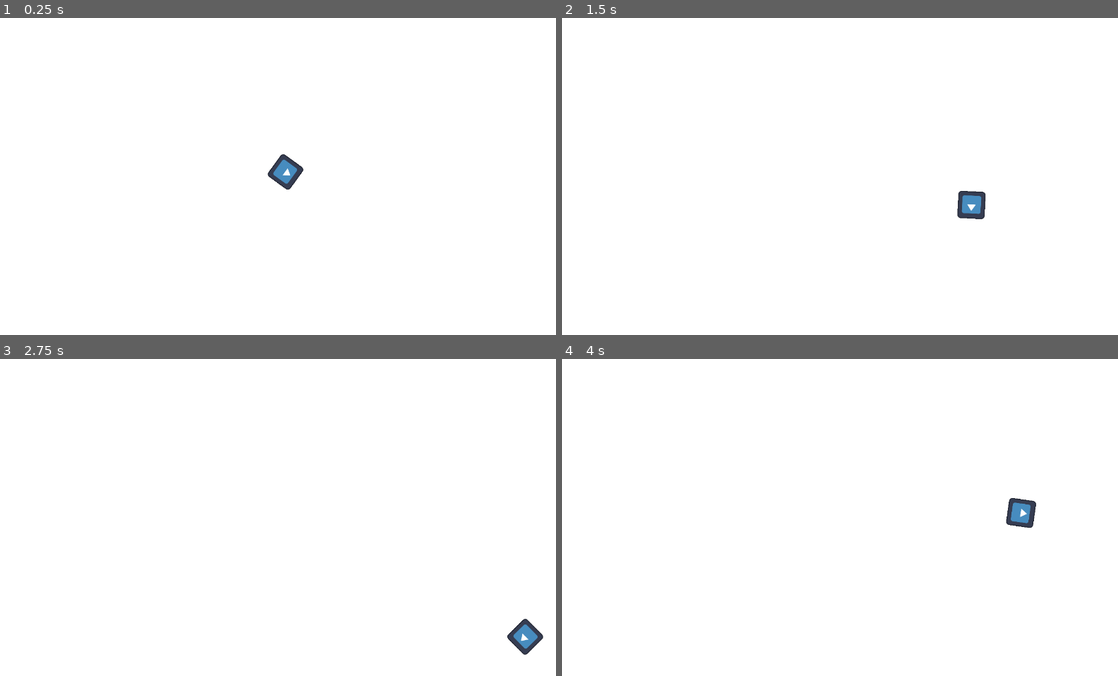
Above: before the commit, frames 1-4 (two rows, left to right).
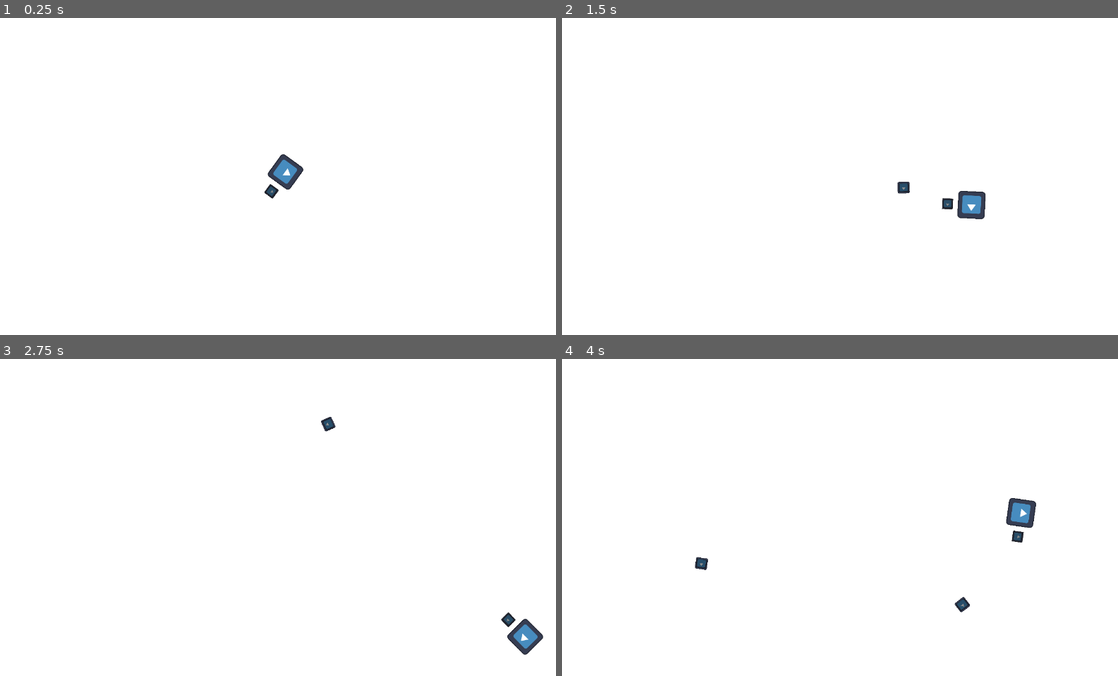
Above: after the commit, the same moments.

Repository: EisenhornE/top-down-shooter-demo
Game: Godot game, scene res://scenes/world.tscn
Two runs of this game, one before a commit and one after it. Both use one fixed random seed, a clock stepped at 60 frames per second and the inputs below. The engine's default icon, where the game draws it, is replaced by a stand-in: a white triangle on a blue panel in a dark square.
Inputs (mouse positions are in pixels of both pictures, inside the frame that each line leads up to):
- Up to frame 1 (0.25 s): no input
- Up to frame 2 (1.5 s): tap Enter at 0.5 s; move the mouse to (967, 160) at 0.52 s; hold D (right) 0.53-1.28 s; click (967, 160) at 0.6 s; move the mouse to (728, 192) at 1.27 s; hold S (down) from 1.28 s (still down); click (728, 192) at 1.35 s
- Up to frame 3 (2.75 s): move the mouse to (339, 447) at 2.02 s; release S (down) at 2.03 s; hold D (right) from 2.03 s (still down); click (339, 447) at 2.1 s
- Up to frame 4 (4 s): move the mouse to (817, 580) at 2.77 s; release D (right) at 2.78 s; hold W (up) 2.78-3.53 s; click (817, 580) at 2.85 s; move the mouse to (1012, 565) at 3.52 s; hold A (left) from 3.53 s (still down); click (1012, 565) at 3.6 s

The runs differ from the first frame. In frame 1, less than 0.1% of the frame differs, in the area x 47-51%, y 52-58%; in frame 2, 0.2%; in frame 3, 0.2%; in frame 4, 0.2%, in the area x 23-84%, y 54-80%.

Commit message:
feat: added bullet instantiating
NOTE: IT GOT CORRUPTED BEWARE

Diff:
--- a/project.godot
+++ b/project.godot
@@ -48,6 +48,11 @@
 , Object(InputEventKey,"resource_local_to_scene":false,"resource_name":"","device":-1,"window_id":0,"alt_pressed":false,"shift_pressed":false,"ctrl_pressed":false,"meta_pressed":false,"pressed":false,"keycode":0,"physical_keycode":4194322,"key_label":0,"unicode":0,"echo":false,"script":null)
 ]
 }
+left_click={
+"deadzone": 0.5,
+"events": [Object(InputEventMouseButton,"resource_local_to_scene":false,"resource_name":"","device":-1,"window_id":0,"alt_pressed":false,"shift_pressed":false,"ctrl_pressed":false,"meta_pressed":false,"button_mask":0,"position":Vector2(0, 0),"global_position":Vector2(0, 0),"factor":1.0,"button_index":1,"canceled":false,"pressed":false,"double_click":false,"script":null)
+]
+}
 
 [rendering]
 
--- /dev/null
+++ b/scenes/bullet.tscn
@@ -0,0 +1,29 @@
+[gd_scene load_steps=4 format=3 uid="uid://diaeb0vjxlmlh"]
+
+[ext_resource type="Texture2D" uid="uid://4vbeeixh68pp" path="res://icon.svg" id="1_bcihx"]
+[ext_resource type="Script" path="res://scripts/bullet.gd" id="1_gy2uj"]
+
+[sub_resource type="RectangleShape2D" id="RectangleShape2D_e6om2"]
+size = Vector2(13.8889, 12.5)
+
+[node name="bullet" type="Area2D"]
+scale = Vector2(2.16, 2.16)
+script = ExtResource("1_gy2uj")
+
+[node name="sprite" type="Sprite2D" parent="."]
+position = Vector2(0, 0.117187)
+scale = Vector2(0.105, 0.1)
+texture = ExtResource("1_bcihx")
+
+[node name="CollisionShape2D" type="CollisionShape2D" parent="."]
+position = Vector2(-7.50575e-08, 0.231481)
+shape = SubResource("RectangleShape2D_e6om2")
+
+[node name="ColorRect" type="ColorRect" parent="."]
+offset_left = -6.01852
+offset_top = -5.09259
+offset_right = 5.98148
+offset_bottom = 4.90741
+color = Color(0, 0, 0, 0.443137)
+
+[connection signal="body_entered" from="." to="." method="_on_body_entered"]
--- /dev/null
+++ b/scenes/gun.tscn
@@ -0,0 +1,28 @@
+[gd_scene load_steps=4 format=3 uid="uid://utolpcej56cq"]
+
+[ext_resource type="Texture2D" uid="uid://4vbeeixh68pp" path="res://icon.svg" id="1_00gwg"]
+[ext_resource type="Script" path="res://scripts/gun.gd" id="2_25ct2"]
+[ext_resource type="PackedScene" uid="uid://diaeb0vjxlmlh" path="res://scenes/bullet.tscn" id="3_jqbor"]
+
+[node name="gun" type="Sprite2D"]
+position = Vector2(58, 0)
+scale = Vector2(0.203, 0.2)
+texture = ExtResource("1_00gwg")
+script = ExtResource("2_25ct2")
+bullet_scene = ExtResource("3_jqbor")
+
+[node name="muzzle" type="Marker2D" parent="."]
+position = Vector2(64.0395, 0)
+scale = Vector2(0.203, 0.2)
+
+[node name="ColorRect" type="ColorRect" parent="."]
+anchors_preset = -1
+anchor_right = 3.92969
+anchor_bottom = 4.09375
+offset_left = -64.0
+offset_top = -66.0
+offset_right = 64.0
+offset_bottom = 65.0
+scale = Vector2(0.203, 0.2)
+color = Color(0.0392157, 0.0392157, 0.0392157, 0.486275)
+metadata/_edit_use_anchors_ = true
--- a/scenes/player.tscn
+++ b/scenes/player.tscn
@@ -1,7 +1,8 @@
-[gd_scene load_steps=5 format=3 uid="uid://bjl8jxuslmq7f"]
+[gd_scene load_steps=6 format=3 uid="uid://bjl8jxuslmq7f"]
 
 [ext_resource type="Texture2D" uid="uid://4vbeeixh68pp" path="res://icon.svg" id="1_iq3io"]
 [ext_resource type="Script" path="res://scripts/player.gd" id="1_olyvg"]
+[ext_resource type="PackedScene" uid="uid://utolpcej56cq" path="res://scenes/gun.tscn" id="3_n66d0"]
 
 [sub_resource type="RectangleShape2D" id="RectangleShape2D_7yxj1"]
 size = Vector2(32, 30)
@@ -23,3 +24,5 @@
 
 [node name="hitbox_coll" type="CollisionShape2D" parent="hitbox_area"]
 shape = SubResource("RectangleShape2D_5ud3l")
+
+[node name="gun" parent="." instance=ExtResource("3_n66d0")]
--- /dev/null
+++ b/scripts/bullet.gd
@@ -0,0 +1,16 @@
+extends Area2D
+
+@export var speed := 800
+@onready var player := preload("res://scenes/player.tscn")
+var travelled_distance := 0
+const range := 4000
+var direction := Vector2.ZERO
+
+func _physics_process(delta):
+	position += direction * speed * delta
+	travelled_distance += speed * delta
+	if travelled_distance >= range:
+		queue_free()
+
+func _on_body_entered(body):
+	queue_free()
--- a/scripts/enemy.gd
+++ b/scripts/enemy.gd
@@ -12,7 +12,6 @@
 		var player_position = player.position
 		var target_position = (player_position - position).normalized()
 		velocity = target_position * move_speed
-		print(target_position)
 		move_and_slide()
 	else:
 		print("Player node not found")
--- a/scripts/gameManager.gd
+++ b/scripts/gameManager.gd
@@ -7,11 +7,9 @@
 # PROJECT SETTINGS -> ENVIRONMENT FOR WHITE BACKGROUND
 
 func _on_spawn_timer_timeout():
-	print("Timeout")
 	var enemy = enemy_scene.instantiate()
 	var enemy_spawn_location = %enemy_spawn_point
 	enemy_spawn_location.progress_ratio = randf()
 	enemy.position = enemy_spawn_location.position
 	enemy.player = player
 	add_child(enemy)
-	print("Enemy spawn loc @: ", enemy.position)
--- /dev/null
+++ b/scripts/gun.gd
@@ -0,0 +1,18 @@
+extends Sprite2D
+
+@export var bullet_scene : PackedScene
+@onready var gun = $muzzle
+
+func _physics_process(delta):
+	shoot()
+
+func shoot():
+	if Input.is_action_just_pressed("left_click"):
+		var bullet = bullet_scene.instantiate()
+		bullet.position = gun.global_position
+		bullet.rotation = gun.global_rotation
+
+		var direction = Vector2.RIGHT.rotated(gun.global_rotation)
+		bullet.direction = direction
+
+		get_tree().root.add_child(bullet)
--- a/scripts/player.gd
+++ b/scripts/player.gd
@@ -1,13 +1,11 @@
 extends CharacterBody2D
 
 @export var speed = 400
+@onready var gun = $gun
 
 func _physics_process(delta):
 	movement()
-	aim_and_shoot()
-
-#TODO
-#Instantiate I guess then we go spawning enemies biatch HEHEHE
+	aim()
 
 func movement():
 	#Movement
@@ -29,7 +27,7 @@
 		velocity = Vector2.ZERO
 
 	move_and_slide()
-func aim_and_shoot():
+func aim():
 	#Aim and Shoot
 	var mouse_position = get_global_mouse_position()
 	look_at(mouse_position)
